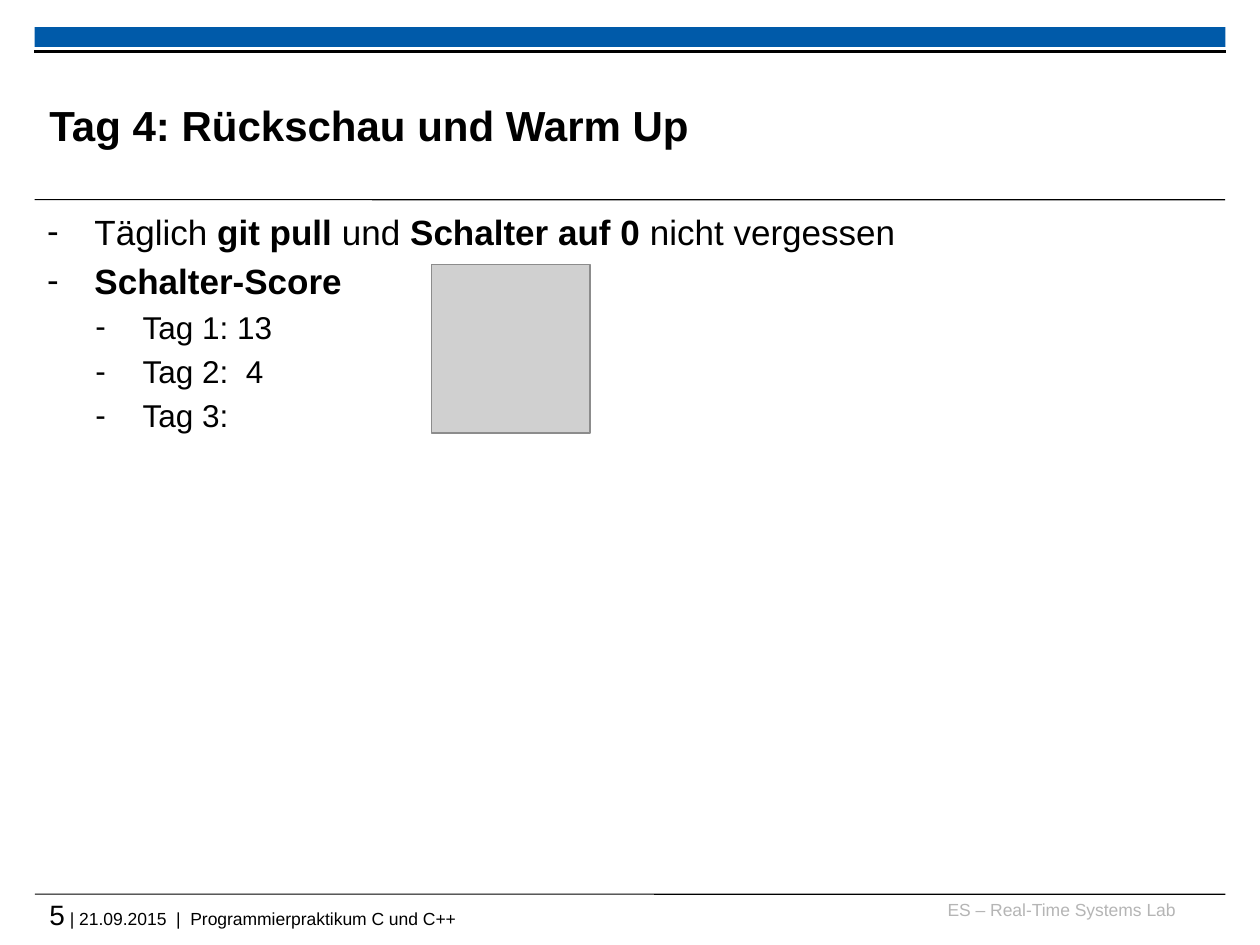
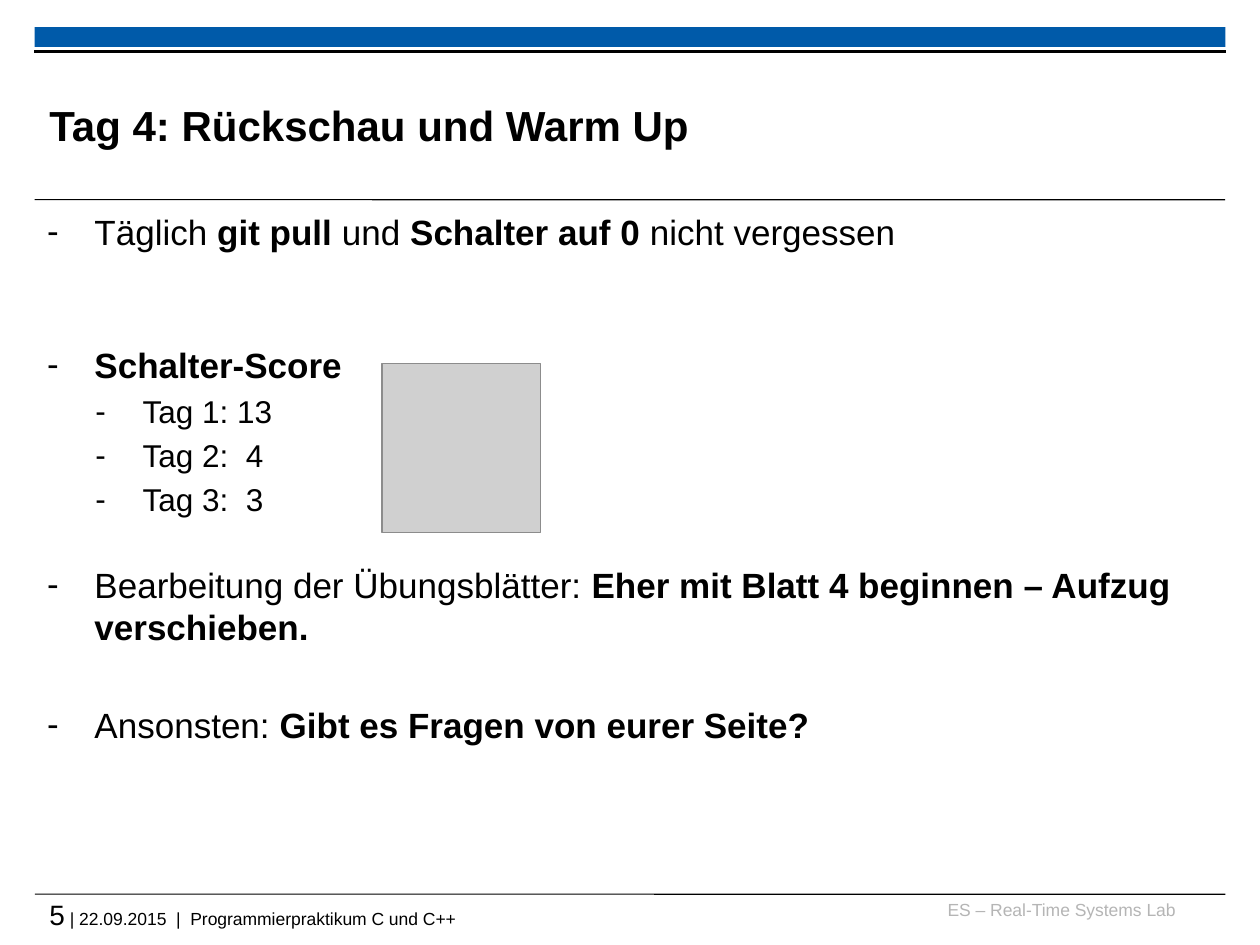
Before and after one commit to h82k/tud-cppp, a slide deck: slide 5 of 2015/week2__recap_and_warmup_slides.pptx. Drawn at 1260x945 pixels with LibreOffice and Linux fonts; fonts in the diff are those of the drawing; grey boxes stand for pictures; background and template pictures are left out. Boxes give left, top, right and bottom in pixels: in the first picture for what was removed or moved away, otherwise in the second. Text is boxed around its words. In the diff, an @@ line names an element or a change of style, - is before the commit and + after.

```diff
--- a/2015/week2__recap_and_warmup_slides.pptx
+++ b/2015/week2__recap_and_warmup_slides.pptx
@@ picture: place and size @@
-picture at <box>432,265,591,433</box>
+picture at <box>382,363,541,532</box>
@@ text at <box>94,489,1170,744</box>: text changed; size 18 to 20 pt; bold on @@
-  – Tag 3:
+  – Tag 3: 3
+– Bearbeitung der Übungsblätter: Eher mit Blatt 4 beginnen – Aufzug verschieben.
+– Ansonsten: Gibt es Fragen von eurer Seite?
@@ text at <box>49,905,456,929</box>: text changed @@
-5 | 21.09.2015 | Programmierpraktikum C und C++
+5 | 22.09.2015 | Programmierpraktikum C und C++
```
Also in this commit, not shown: 2 other slides changed, 2 other files.
